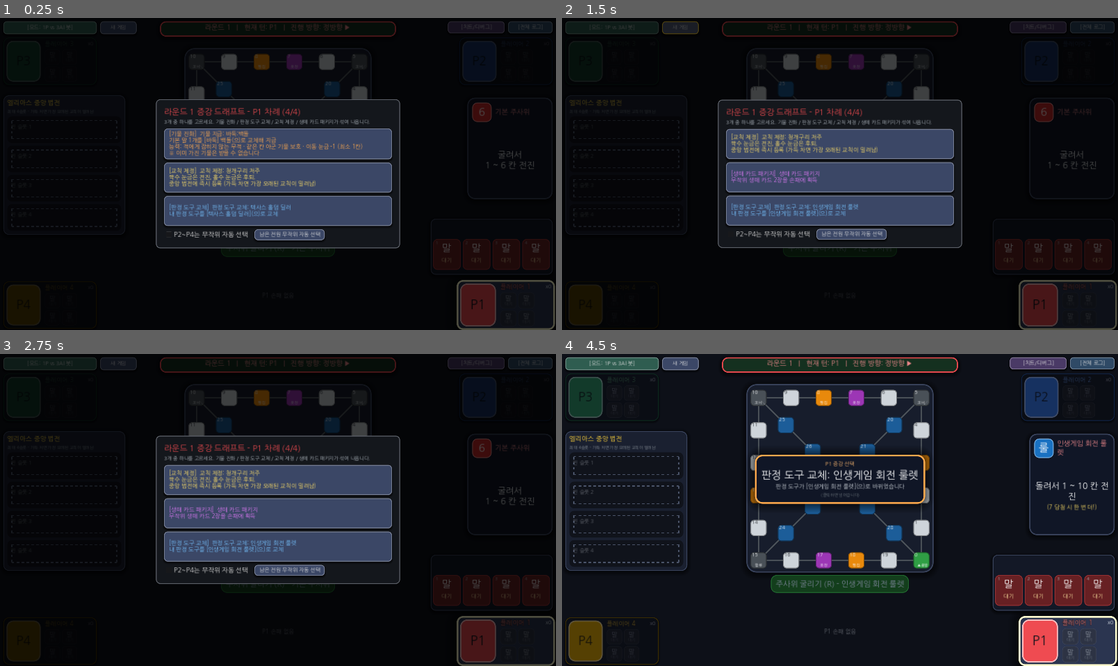
Above: before the commit, frames 1-4 (two rows, left to right).
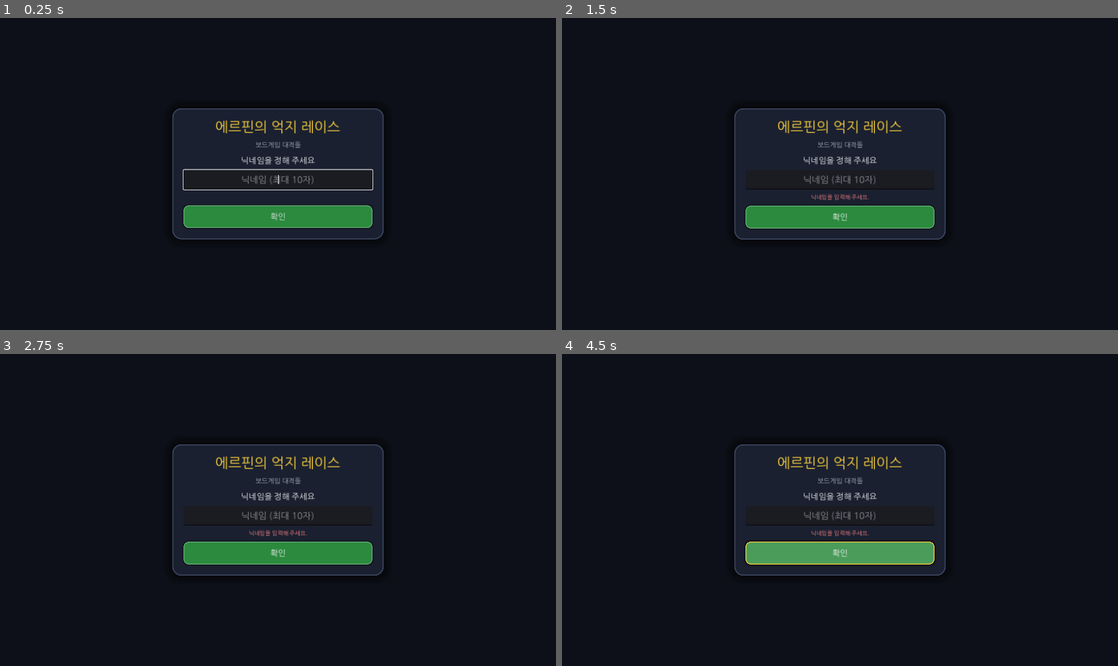
Above: after the commit, the same moments.

Repository: mayjohn66-cmd/TRG
Game: Godot game, scene res://scenes/start_menu.tscn
The game is run twice, just before and just after one commit, with the same random seed, the same clock (stepped at 60 frames per second) and the same inputs. Before the commit the project starts from res://scenes/main_board.tscn.
Inputs (mouse positions are in pixels of both pictures, inside the frame that each line leads up to):
- Up to frame 1 (0.25 s): no input
- Up to frame 2 (1.5 s): click (840, 217) at 0.5 s, where only the run after the commit has a clickable "확인"; click (678, 27) at 1.25 s, where only the run before the commit has a clickable "새 게임"
- Up to frame 3 (2.75 s): click (116, 363) at 2 s, where only the run before the commit has a clickable "새 게임"
- Up to frame 4 (4.5 s): click (612, 363) at 2.75 s, where only the run before the commit has a clickable "[모드: 1P vs 3AI 봇]"; click (612, 363) at 3.5 s, where only the run before the commit has a clickable "[모드: 1P vs 3AI 봇]"; click (840, 547) at 4.25 s, where only the run before the commit has a clickable "[판정 도구 교체] 판정 도구 교체: 인생게임 회전 …"

The runs differ from the first frame. In frame 1, 18% of the frame differs, in the area x 0-100%, y 1-100%; in frame 2, 18%; in frame 3, 18%; in frame 4, 25%, in the area x 0-100%, y 0-100%.

Commit message:
시작 메뉴 추가: 닉네임 설정 -> 컴퓨터 대전/멀티플레이(준비 중) 선택, 닉네임을 프로필 이름으로 사용
Co-Authored-By: Claude Sonnet 5.5 <noreply@anthropic.com>
Claude-Session: https://claude.ai/code/session_01HvvTBBGdmqrXHkL2GAw3GJ

Diff:
--- /dev/null
+++ b/core_engine/game_session.gd
@@ -0,0 +1,52 @@
+# File: res://core_engine/game_session.gd
+# Class: class_name GameSession
+# Role: 시작 메뉴에서 정한 값(닉네임·게임 모드)을 게임 화면으로 넘기는 정적 세션 데이터. 닉네임은 user://profile.cfg에 저장해 다음 접속 때 미리 채운다
+class_name GameSession
+extends RefCounted
+
+const PROFILE_PATH: String = "user://profile.cfg"
+const MAX_NICKNAME_LENGTH: int = 10
+const MODE_AI: StringName = &"ai"
+const MODE_MULTIPLAYER: StringName = &"multiplayer"
+const DEFAULT_NICKNAME: String = "플레이어 1"
+
+static var nickname: String = ""
+static var mode: StringName = MODE_AI
+
+
+## 닉네임 검사: 앞뒤 공백을 뺀 뒤 1~10자여야 한다. 문제가 없으면 빈 문자열, 있으면 안내 문구를 돌려준다.
+static func validate_nickname(raw: String) -> String:
+	var text: String = raw.strip_edges()
+	if text.is_empty():
+		return "닉네임을 입력해 주세요."
+	if text.length() > MAX_NICKNAME_LENGTH:
+		return "닉네임은 %d자 이하로 입력해 주세요." % MAX_NICKNAME_LENGTH
+	return ""
+
+
+## 화면에 쓸 내 이름 (아직 정하지 않았으면 기본값).
+static func display_nickname() -> String:
+	return nickname if nickname != "" else DEFAULT_NICKNAME
+
+
+static func set_nickname(raw: String) -> bool:
+	if validate_nickname(raw) != "":
+		return false
+	nickname = raw.strip_edges()
+	save()
+	return true
+
+
+static func save() -> void:
+	var config := ConfigFile.new()
+	config.set_value("profile", "nickname", nickname)
+	config.save(PROFILE_PATH)
+
+
+## 저장된 닉네임을 불러온다 (없으면 빈 문자열).
+static func load_saved() -> String:
+	var config := ConfigFile.new()
+	if config.load(PROFILE_PATH) != OK:
+		return ""
+	var saved: String = str(config.get_value("profile", "nickname", ""))
+	return saved if validate_nickname(saved) == "" else ""
--- a/project.godot
+++ b/project.godot
@@ -4,7 +4,7 @@
 [application]
 config/name="TRG"
 config/features=PackedStringArray("4.3")
-run/main_scene="res://scenes/main_board.tscn"
+run/main_scene="res://scenes/start_menu.tscn"
 
 [display]
 
--- a/scenes/main_board.gd
+++ b/scenes/main_board.gd
@@ -229,6 +229,7 @@
 var ai_mode: bool = true
 var _bot: BotController = null
 var _mode_toggle: Button = null
+var _menu_button: Button = null
 
 var _choice_overlay: Control = null
 var _draft_overlay: Control = null
@@ -555,6 +556,7 @@
 		right.add_child(top)
 		var name_label := _make_label("플레이어 %d" % player_id, 15, color.lightened(0.3))
 		name_label.size_flags_horizontal = Control.SIZE_EXPAND_FILL
+		name_label.clip_text = true
 		name_label.add_theme_color_override("font_outline_color", Color("0d1018"))
 		name_label.add_theme_constant_override("outline_size", 3)
 		top.add_child(name_label)
@@ -589,6 +591,7 @@
 			slots.append({"panel": icon, "letter": letter, "status": status})
 		_profiles[player_id] = {
 			"panel": panel,
+			"name": name_label,
 			"count": count_label,
 			"penalty": penalty_label,
 			"slots": slots,
@@ -730,6 +733,11 @@
 	_pick_cancel.z_index = 25
 	add_child(_pick_cancel)
 	_new_game_button = _make_button("새 게임", _new_game, 12, Color("3b4766"), 8)
+	_menu_button = _make_button("메뉴", _on_menu_pressed, 12, Color("3b4766"), 8)
+	_menu_button.position = Vector2(1000, 8)
+	_menu_button.size = Vector2(84, 32)
+	_menu_button.tooltip_text = "처음 화면(닉네임·모드 선택)으로 돌아갑니다."
+	add_child(_menu_button)
 	_new_game_button.position = Vector2(246, 8)
 	_new_game_button.size = Vector2(90, 32)
 	add_child(_new_game_button)
@@ -1306,10 +1314,18 @@
 	start_tag.add_theme_color_override("font_color", Color("ffe8cc") if reversed else Color("f8f9fa"))
 
 
+## 프로필에 보여 줄 이름: AI 대전에서는 내 닉네임과 "컴퓨터 n", 4P 수동 조작에서는 "플레이어 n".
+func _player_name(player_id: int) -> String:
+	if ai_mode:
+		return GameSession.display_nickname() if player_id == local_player_id else "컴퓨터 %d" % player_id
+	return "플레이어 %d" % player_id
+
+
 func _refresh_players() -> void:
 	for player_id: int in PLAYER_IDS:
 		var card: Dictionary = _profiles[player_id]
 		var color: Color = PLAYER_COLORS[player_id]
+		(card["name"] as Label).text = _player_name(player_id)
 		(card["count"] as Label).text = "x%d" % (state.hands[player_id] as Array).size()
 		var penalty_label: Label = card["penalty"]
 		penalty_label.visible = state.penalty_of(player_id) != 0
@@ -3201,6 +3217,11 @@
 	_refresh_mode_toggle()
 
 
+## 처음 화면(닉네임·모드 선택)으로 돌아간다.
+func _on_menu_pressed() -> void:
+	get_tree().change_scene_to_file("res://scenes/start_menu.tscn")
+
+
 func _refresh_mode_toggle() -> void:
 	_mode_toggle.text = "[모드: 1P vs 3AI 봇]" if ai_mode else "[모드: 4P 수동 조작]"
 
--- /dev/null
+++ b/scenes/start_menu.gd
@@ -0,0 +1,158 @@
+# File: res://scenes/start_menu.gd
+# Class: class_name StartMenu
+# Role: 게임 시작 전 메뉴. 1단계 닉네임 설정 -> 2단계 [컴퓨터 대전] / [멀티플레이] 선택. 컴퓨터 대전을 고르면 메인 보드 씬으로 넘어간다 (멀티플레이는 준비 중)
+class_name StartMenu
+extends Control
+
+const BOARD_SCENE: String = "res://scenes/main_board.tscn"
+const COLOR_BG: Color = Color("0d1018")
+const COLOR_GOLD: Color = Color("ffd43b")
+
+## 테스트에서 씬 전환을 막기 위한 스위치.
+var change_scene_enabled: bool = true
+var step: int = 1
+
+var _title: Label = null
+var _name_page: VBoxContainer = null
+var _mode_page: VBoxContainer = null
+var _name_edit: LineEdit = null
+var _error_label: Label = null
+var _confirm_button: Button = null
+var _hello_label: Label = null
+var _ai_button: Button = null
+var _multi_button: Button = null
+var _back_button: Button = null
+
+
+func _ready() -> void:
+	set_anchors_preset(Control.PRESET_FULL_RECT)
+	var background := ColorRect.new()
+	background.color = COLOR_BG
+	background.set_anchors_preset(Control.PRESET_FULL_RECT)
+	background.mouse_filter = Control.MOUSE_FILTER_IGNORE
+	add_child(background)
+	var center := CenterContainer.new()
+	center.set_anchors_preset(Control.PRESET_FULL_RECT)
+	add_child(center)
+	var panel := PanelContainer.new()
+	panel.custom_minimum_size = Vector2(520, 0)
+	panel.add_theme_stylebox_override("panel", _style(Color("1a2030"), Color("39435c"), 3, 22, 24, 28))
+	center.add_child(panel)
+	var column := VBoxContainer.new()
+	column.add_theme_constant_override("separation", 18)
+	panel.add_child(column)
+	_title = _label("에르핀의 억지 레이스", 34, COLOR_GOLD)
+	_title.horizontal_alignment = HORIZONTAL_ALIGNMENT_CENTER
+	column.add_child(_title)
+	var subtitle := _label("보드게임 대격돌", 16, Color("adb5bd"))
+	subtitle.horizontal_alignment = HORIZONTAL_ALIGNMENT_CENTER
+	column.add_child(subtitle)
+	_build_name_page(column)
+	_build_mode_page(column)
+	var saved: String = GameSession.load_saved()
+	if saved != "":
+		_name_edit.text = saved
+	_show_step(1)
+	_name_edit.grab_focus()
+
+
+func _build_name_page(parent: VBoxContainer) -> void:
+	_name_page = VBoxContainer.new()
+	_name_page.add_theme_constant_override("separation", 12)
+	parent.add_child(_name_page)
+	var prompt := _label("닉네임을 정해 주세요", 20, Color("f1f3f5"))
+	prompt.horizontal_alignment = HORIZONTAL_ALIGNMENT_CENTER
+	_name_page.add_child(prompt)
+	_name_edit = LineEdit.new()
+	_name_edit.max_length = GameSession.MAX_NICKNAME_LENGTH
+	_name_edit.placeholder_text = "닉네임 (최대 %d자)" % GameSession.MAX_NICKNAME_LENGTH
+	_name_edit.alignment = HORIZONTAL_ALIGNMENT_CENTER
+	_name_edit.custom_minimum_size = Vector2(0, 48)
+	_name_edit.add_theme_font_size_override("font_size", 22)
+	_name_edit.text_submitted.connect(func(_text: String) -> void: confirm_nickname())
+	_name_edit.text_changed.connect(func(_text: String) -> void: _error_label.text = "")
+	_name_page.add_child(_name_edit)
+	_error_label = _label("", 14, Color("ff8787"))
+	_error_label.horizontal_alignment = HORIZONTAL_ALIGNMENT_CENTER
+	_name_page.add_child(_error_label)
+	_confirm_button = _button("확인", confirm_nickname, 20, Color("2b8a3e"))
+	_name_page.add_child(_confirm_button)
+
+
+func _build_mode_page(parent: VBoxContainer) -> void:
+	_mode_page = VBoxContainer.new()
+	_mode_page.add_theme_constant_override("separation", 12)
+	parent.add_child(_mode_page)
+	_hello_label = _label("", 20, Color("f1f3f5"))
+	_hello_label.horizontal_alignment = HORIZONTAL_ALIGNMENT_CENTER
+	_mode_page.add_child(_hello_label)
+	_ai_button = _button("컴퓨터 대전  (1P vs 3AI 봇)", start_ai_game, 22, Color("2b8a3e"))
+	_mode_page.add_child(_ai_button)
+	_multi_button = _button("멀티플레이  (준비 중)", Callable(), 22, Color("3b4766"))
+	_multi_button.disabled = true
+	_multi_button.tooltip_text = "온라인 멀티플레이는 아직 준비 중입니다."
+	_mode_page.add_child(_multi_button)
+	_back_button = _button("닉네임 변경", func() -> void: _show_step(1), 14, Color("4a3a66"))
+	_mode_page.add_child(_back_button)
+
+
+func _show_step(value: int) -> void:
+	step = value
+	_name_page.visible = value == 1
+	_mode_page.visible = value == 2
+	if value == 1 and _name_edit != null:
+		_name_edit.grab_focus()
+
+
+## 닉네임을 검사해 저장하고 모드 선택 화면으로 넘어간다. 통과했으면 true.
+func confirm_nickname() -> bool:
+	var problem: String = GameSession.validate_nickname(_name_edit.text)
+	if problem != "":
+		_error_label.text = problem
+		return false
+	GameSession.set_nickname(_name_edit.text)
+	_hello_label.text = "%s 님, 환영합니다!" % GameSession.nickname
+	_show_step(2)
+	return true
+
+
+## [컴퓨터 대전]: 1P(나) vs 3AI 봇으로 메인 보드를 연다.
+func start_ai_game() -> void:
+	GameSession.mode = GameSession.MODE_AI
+	if change_scene_enabled:
+		get_tree().change_scene_to_file(BOARD_SCENE)
+
+
+func _label(text: String, size_px: int, color: Color) -> Label:
+	var label := Label.new()
+	label.text = text
+	label.add_theme_font_size_override("font_size", size_px)
+	label.add_theme_color_override("font_color", color)
+	return label
+
+
+func _style(bg: Color, border: Color, border_width: int, radius: int, shadow: int, margin: int) -> StyleBoxFlat:
+	var style := StyleBoxFlat.new()
+	style.bg_color = bg
+	style.border_color = border
+	style.set_border_width_all(border_width)
+	style.set_corner_radius_all(radius)
+	style.shadow_color = Color(0, 0, 0, 0.5)
+	style.shadow_size = shadow
+	style.set_content_margin_all(margin)
+	return style
+
+
+func _button(text: String, callback: Callable, size_px: int, base: Color) -> Button:
+	var button := Button.new()
+	button.text = text
+	button.custom_minimum_size = Vector2(0, 56 if size_px >= 20 else 38)
+	button.add_theme_font_size_override("font_size", size_px)
+	button.add_theme_stylebox_override("normal", _style(base, base.lightened(0.3), 2, 12, 4, 8))
+	button.add_theme_stylebox_override("hover", _style(base.lightened(0.15), COLOR_GOLD, 2, 12, 6, 8))
+	button.add_theme_stylebox_override("pressed", _style(base.darkened(0.2), COLOR_GOLD, 2, 12, 0, 8))
+	button.add_theme_stylebox_override("disabled", _style(base.darkened(0.5), base.darkened(0.2), 2, 12, 0, 8))
+	button.add_theme_stylebox_override("focus", StyleBoxEmpty.new())
+	if callback.is_valid():
+		button.pressed.connect(callback)
+	return button
--- /dev/null
+++ b/scenes/start_menu.tscn
@@ -0,0 +1,12 @@
+[gd_scene load_steps=2 format=3]
+
+[ext_resource type="Script" path="res://scenes/start_menu.gd" id="1_menu"]
+
+[node name="StartMenu" type="Control"]
+layout_mode = 3
+anchors_preset = 15
+anchor_right = 1.0
+anchor_bottom = 1.0
+grow_horizontal = 2
+grow_vertical = 2
+script = ExtResource("1_menu")
--- a/tests/test_rules_and_cards.gd
+++ b/tests/test_rules_and_cards.gd
@@ -412,3 +412,11 @@
 	var ghost: NeutralNPC = state.spawn_npc(0, GameEnums.NpcBehavior.PATROL_REVERSE, 1, &"SUM_02")
 	var idle: Dictionary = ghost.run_ai(state)
 	check_eq(idle["vanished"], false, "아무도 못 잡으면 계속 순찰")
+
+
+func test_game_session_validates_nicknames() -> void:
+	check_eq(GameSession.validate_nickname(""), "닉네임을 입력해 주세요.", "빈 값")
+	check_eq(GameSession.validate_nickname("   "), "닉네임을 입력해 주세요.", "공백만")
+	check(GameSession.validate_nickname("12345678901") != "", "11자는 너무 길다")
+	check_eq(GameSession.validate_nickname("에르핀"), "", "정상")
+	check_eq(GameSession.validate_nickname("  열자짜리닉네임입니다 "), "", "공백을 뺀 10자는 통과")
--- /dev/null
+++ b/tests/ui_menu_test.gd
@@ -0,0 +1,56 @@
+# File: res://tests/ui_menu_test.gd
+# Class: (SceneTree 스크립트, class_name 없음)
+# Role: 시작 메뉴 흐름 검증 - 닉네임 설정(빈 값·길이 검사) -> [컴퓨터 대전]/[멀티플레이] 선택, 멀티플레이는 준비 중으로 막혀 있고, 닉네임이 게임 화면의 프로필 이름으로 이어지는지 확인한다
+extends SceneTree
+
+var _frames: int = 0
+var _failures: Array[String] = []
+
+
+func _expect(condition: bool, message: String) -> void:
+	if not condition:
+		_failures.append(message)
+
+
+func _process(_delta: float) -> bool:
+	_frames += 1
+	if _frames == 2:
+		_run()
+	return false
+
+
+func _run() -> void:
+	var menu: StartMenu = (load("res://scenes/start_menu.tscn") as PackedScene).instantiate()
+	menu.change_scene_enabled = false
+	root.add_child(menu)
+	_expect(menu.step == 1 and menu._name_page.visible and not menu._mode_page.visible, "처음에는 닉네임 설정 화면")
+	menu._name_edit.text = "   "
+	_expect(not menu.confirm_nickname() and menu._error_label.text != "" and menu.step == 1, "공백만 있으면 통과 못 한다")
+	menu._name_edit.text = "열한글자닉네임이에요요"
+	_expect(menu._name_edit.text.length() <= GameSession.MAX_NICKNAME_LENGTH, "입력창은 10자까지만 받는다")
+	menu._name_edit.text = "  에르핀  "
+	_expect(menu.confirm_nickname() and menu.step == 2, "정상 닉네임은 모드 선택으로 넘어간다")
+	_expect(GameSession.nickname == "에르핀" and menu._hello_label.text.contains("에르핀"), "앞뒤 공백을 뺀 닉네임이 저장된다")
+	_expect(menu._mode_page.visible and not menu._name_page.visible, "모드 선택 화면만 보인다")
+	_expect(not menu._ai_button.disabled and menu._multi_button.disabled and menu._multi_button.text.contains("준비 중"), "컴퓨터 대전은 열려 있고 멀티플레이는 준비 중")
+	menu._back_button.pressed.emit()
+	_expect(menu.step == 1 and menu._name_edit.text.strip_edges() == "에르핀", "닉네임 변경으로 돌아가면 입력창에 남아 있다")
+	menu.confirm_nickname()
+	menu._ai_button.pressed.emit()
+	_expect(GameSession.mode == GameSession.MODE_AI, "컴퓨터 대전 모드로 세션이 정해진다")
+	menu.queue_free()
+	# 게임 화면: 내 프로필은 닉네임, 봇은 "컴퓨터 n"
+	var board: MainBoard = (load("res://scenes/main_board.tscn") as PackedScene).instantiate()
+	root.add_child(board)
+	board._refresh_all()
+	_expect((board._profiles[1]["name"] as Label).text == "에르핀", "내 프로필 이름은 닉네임 (%s)" % (board._profiles[1]["name"] as Label).text)
+	_expect((board._profiles[2]["name"] as Label).text == "컴퓨터 2" and (board._profiles[4]["name"] as Label).text == "컴퓨터 4", "봇 이름은 컴퓨터 n")
+	board._mode_toggle.pressed.emit()
+	_expect((board._profiles[1]["name"] as Label).text == "플레이어 1", "4P 수동 조작에서는 플레이어 n")
+	if _failures.is_empty():
+		print("UI_MENU_OK")
+		quit(0)
+	else:
+		for message: String in _failures:
+			printerr("UI_MENU_FAIL: " + message)
+		quit(1)
Not shown, changed: README.md
Not shown, changed: docs/EDGE_CASE_SPEC.md
Not shown, changed: docs/GDD_TDD_Master.md
